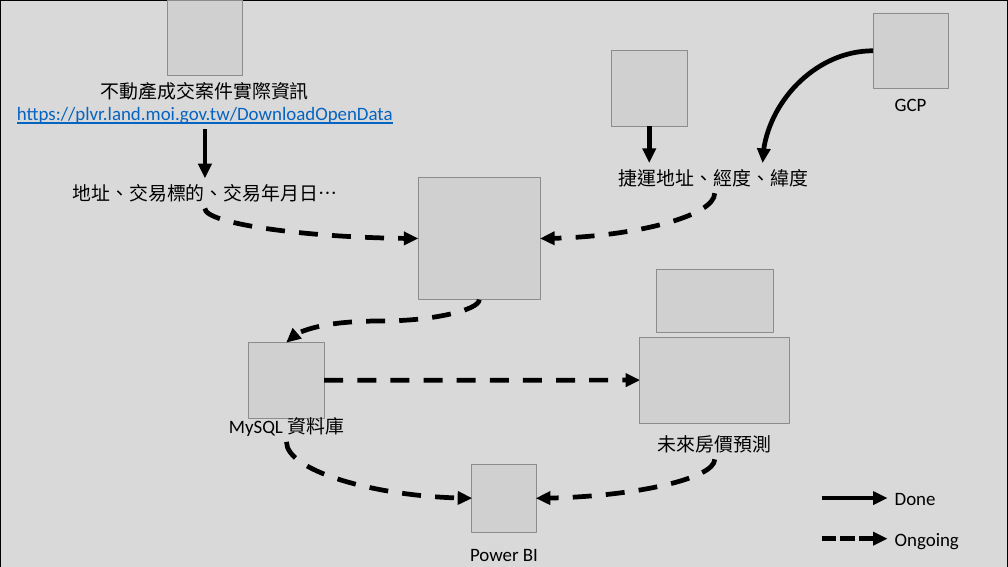
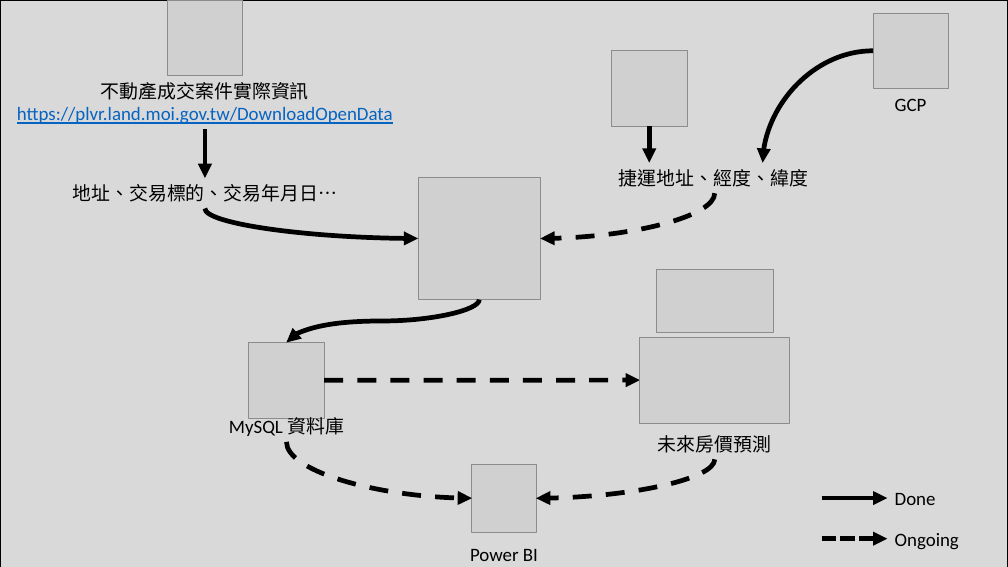
Before and after one commit to Huai-Yuan/TaiwanHousePricesAnalysis, a slide deck: slide 1 of docs/readme/images/Workflow.pptx. Drawn at 1008x567 pixels with LibreOffice and Linux fonts; fonts in the diff are those of the drawing; grey boxes stand for pictures. Boxes give left, top, right and bottom in pixels: in the first picture for what was removed or moved away, otherwise in the second. Text is boxed around its words. In the diff, an @@ line names an element or a change of style, - is before the commit and + after.

```diff
--- a/docs/readme/images/Workflow.pptx
+++ b/docs/readme/images/Workflow.pptx
@@ curved arrow (205, 209) - (418, 238): stroke #000000 4.5 pt dashed to #000000 4.5 pt @@
@@ curved arrow (479, 299) - (287, 343): stroke #000000 4.5 pt dashed to #000000 4.5 pt @@
```
Also in this commit, not shown: 1 other file.
